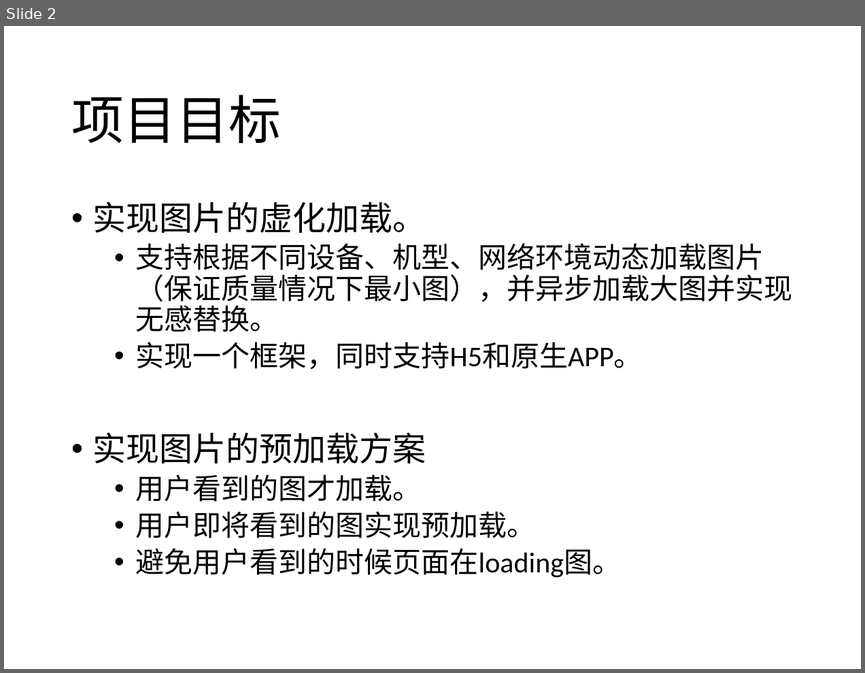
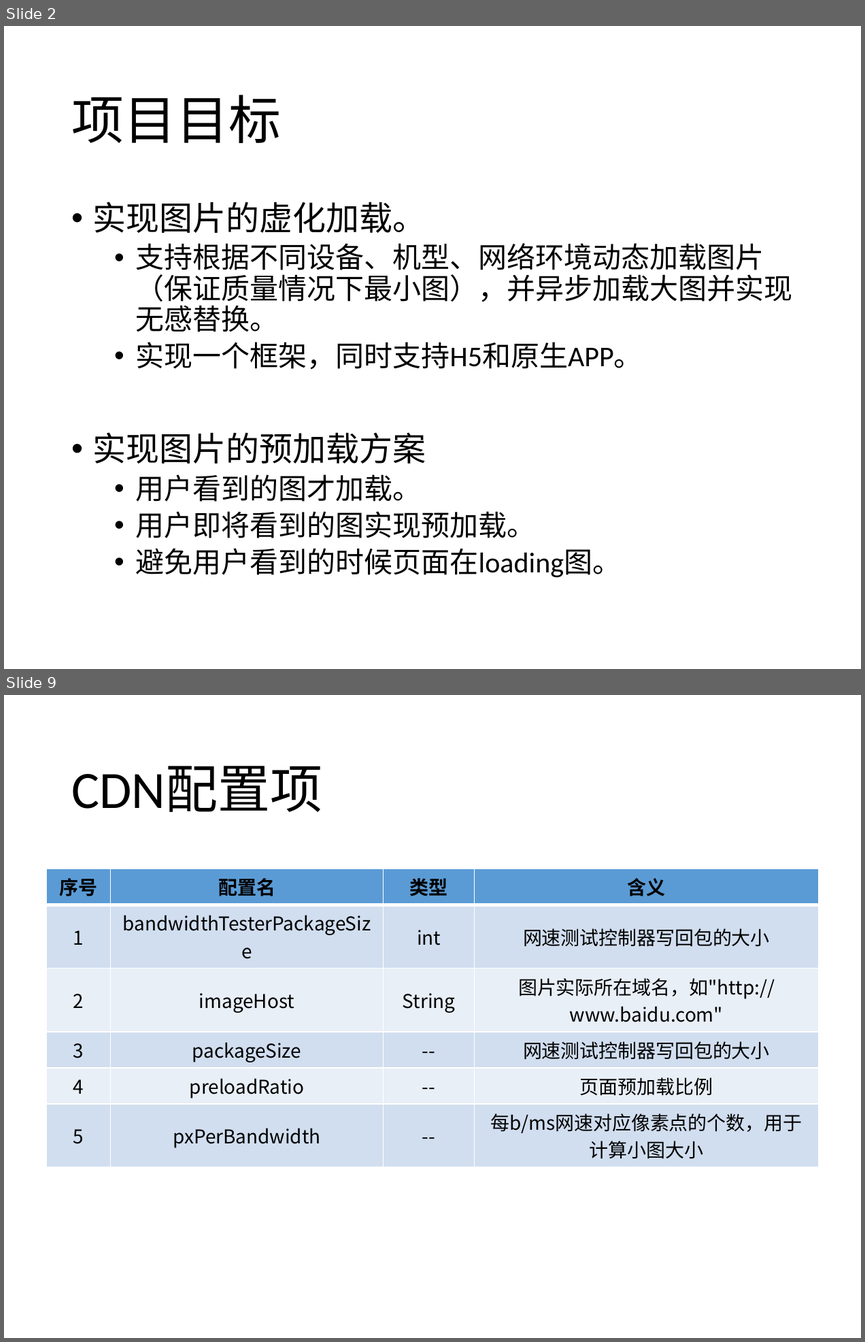
Before and after one commit to WMBao/ImageAccelerator, a slide deck: ImageAccelerator.pptx. Shown one above the other, each under a label of ours: slide 2 before the commit, slides 2 and 9 after it; the slides between them are not shown. The pictures are 865x673 and 865x1342 pixels, drawn with LibreOffice and Linux fonts; fonts in the diff are those of the drawing. Boxes give left, top, right and bottom in pixels: in the first picture for what was removed or moved away, otherwise in the second. Text is boxed around its words. In the diff, an @@ line names an element or a change of style, - is before the commit and + after.

```diff
--- a/ImageAccelerator.pptx
+++ b/ImageAccelerator.pptx
@@ slide 9 added at bbox=[4, 695, 861, 1338], background #FFFFFF @@
@@ title added at bbox=[71, 766, 322, 812], 44 pt, text #000000 @@
+CDN配置项
@@ table added at bbox=[46, 869, 818, 1161], 6 rows, 4 columns @@
+序号 | 配置名 | 类型 | 含义
+1 | bandwidthTesterPackageSize | int | 网速测试控制器写回包的大小
+2 | imageHost | String | 图片实际所在域名，如"http://www.baidu.com"
+3 | packageSize | -- | 网速测试控制器写回包的大小
+4 | preloadRatio | -- | 页面预加载比例
+5 | pxPerBandwidth | -- | 每b/ms网速对应像素点的个数，用于计算小图大小
```
Also in this commit, not shown: 2 slides changed, 8 other slides added, 3 slides removed.
